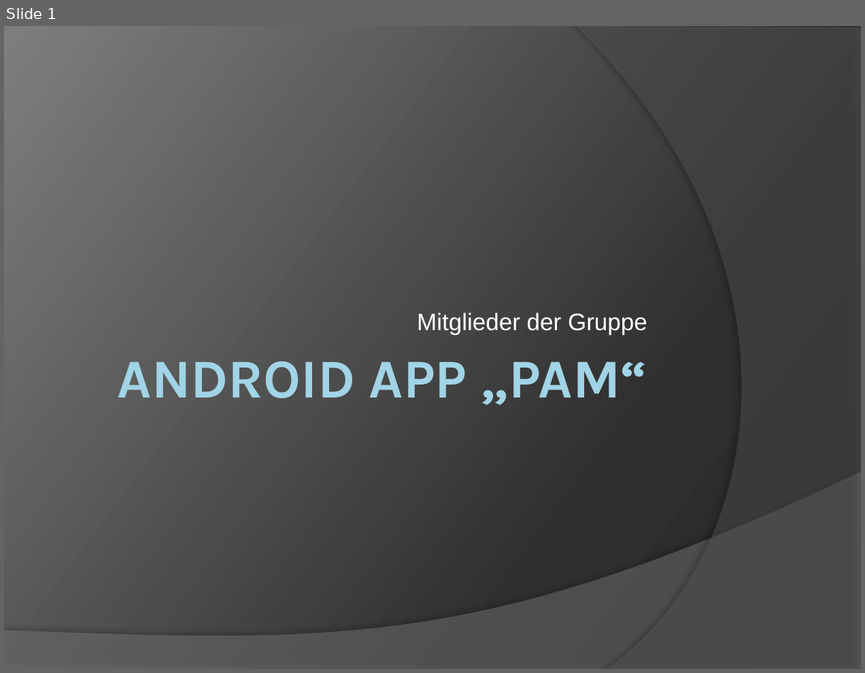
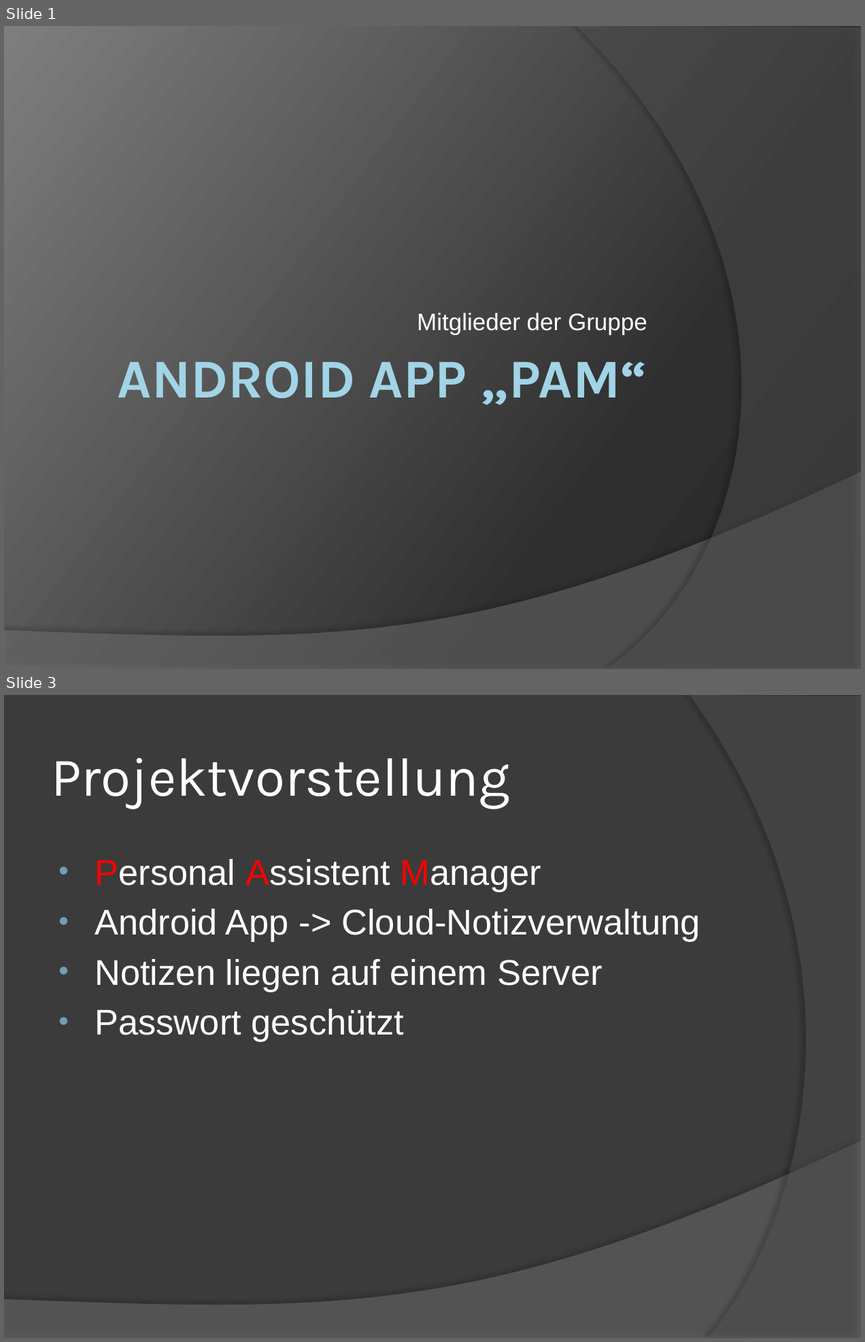
Before and after one commit to mbohlaender/pam, a slide deck: documentation/presentation.pptx. Shown one above the other, each under a label of ours: slide 1 before the commit, slides 1 and 3 after it; the slides between them are not shown. The pictures are 865x673 and 865x1342 pixels, drawn with LibreOffice and Linux fonts; fonts in the diff are those of the drawing. Boxes give left, top, right and bottom in pixels: in the first picture for what was removed or moved away, otherwise in the second. Text is boxed around its words. In the diff, an @@ line names an element or a change of style, - is before the commit and + after.

```diff
--- a/documentation/presentation.pptx
+++ b/documentation/presentation.pptx
@@ slide 3 added at [4, 695, 861, 1338], background #3B3B3B; not listed: 1 template element that a slide beside it also shows @@
@@ freeform shape added at [689, 695, 861, 1338], fill #5E5E5E at 40% opacity @@
@@ title added at [51, 758, 510, 809], 46 pt, text #FFFFFF @@
+Projektvorstellung
@@ text added at [94, 859, 700, 1042], 30 pt, text #FFFFFF @@
+• Personal Assistent Manager
+• Android App -> Cloud-Notizverwaltung
+• Notizen liegen auf einem Server
+• Passwort geschützt
```
Also in this commit, not shown: 4 other slides changed, 3 other slides added, 5 slides removed.
